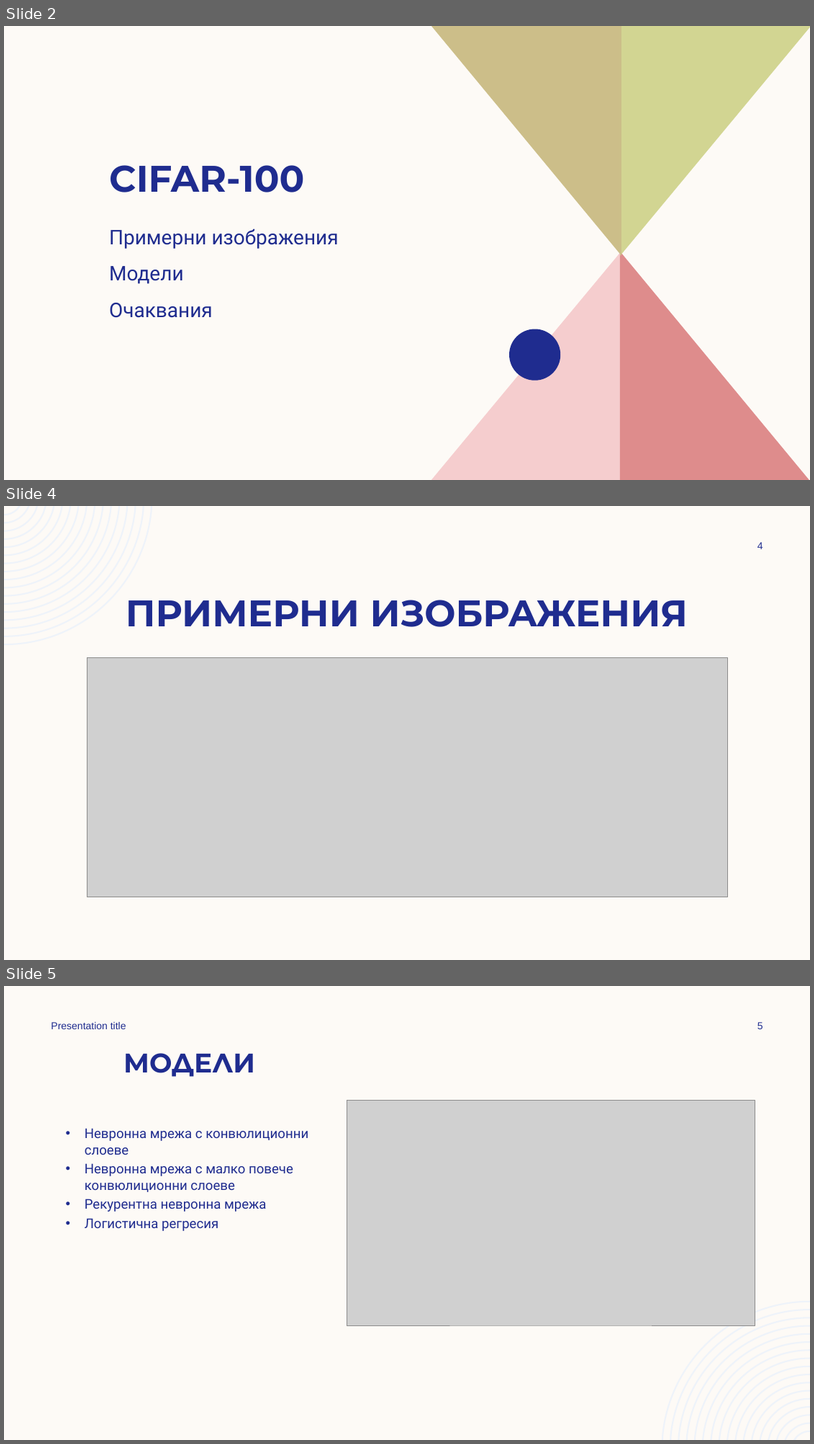
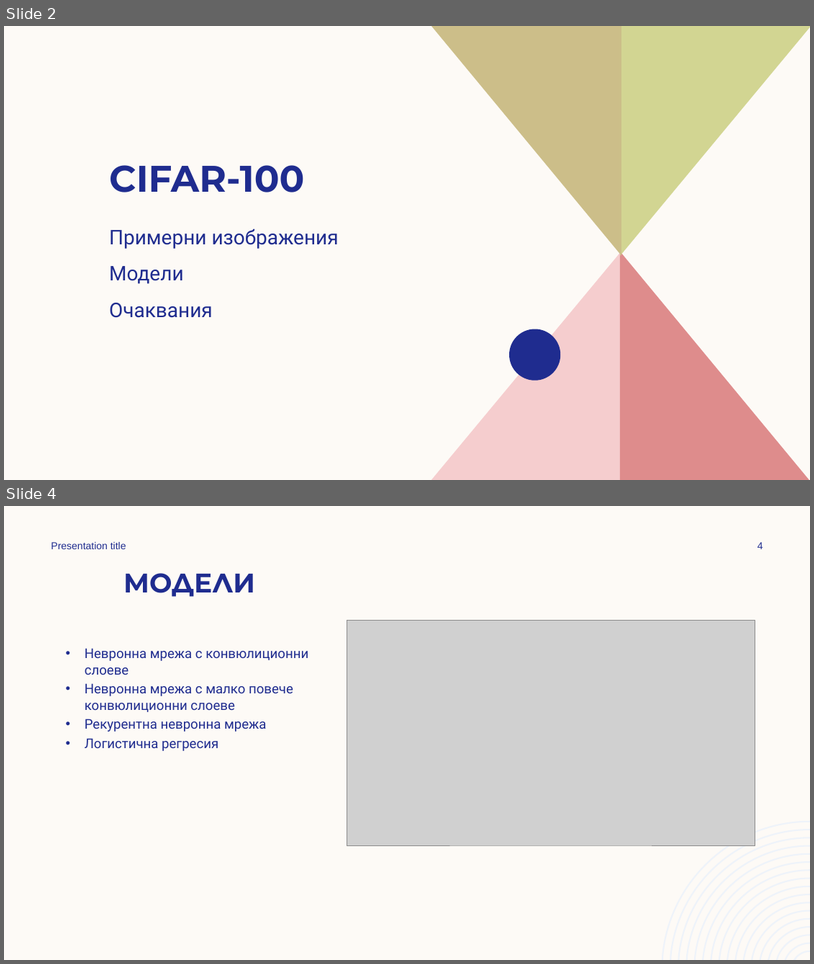
Before and after one commit to berbomeister/ML-project, a slide deck: ML project/Класификация на изображения от Cifar-100 dataset.pptx. Shown one above the other, each under a label of ours: slides 2, 4 and 5 before the commit, slides 2 and 4 after it; the slides between them are not shown. The pictures are 814x1444 and 814x964 pixels, drawn with LibreOffice and Linux fonts; fonts in the diff are those of the drawing; grey boxes stand for pictures. Boxes give left, top, right and bottom in pixels: in the first picture for what was removed or moved away, otherwise in the second. Text is boxed around its words. In the diff, an @@ line names an element or a change of style, - is before the commit and + after.

```diff
--- a/ML project/Класификация на изображения от Cifar-100 dataset.pptx
+++ b/ML project/Класификация на изображения от Cifar-100 dataset.pptx
@@ slide 4 removed at [4,506,810,960], background #FDFAF6 @@
@@ freeform shape removed at [4,506,152,645] @@
@@ page number removed at [758,542,764,549] @@
-4
@@ title removed at [126,600,689,627] @@
-ПРИМЕРНИ ИЗОБРАЖЕНИЯ
@@ picture removed at [87,657,728,897] @@
@@ what was slide 5 is now slide 4 @@
@@ page number at [758,542,764,549]: text changed @@
-5
+4
```
Also in this commit, not shown: 2 slides changed, 2 other files.
